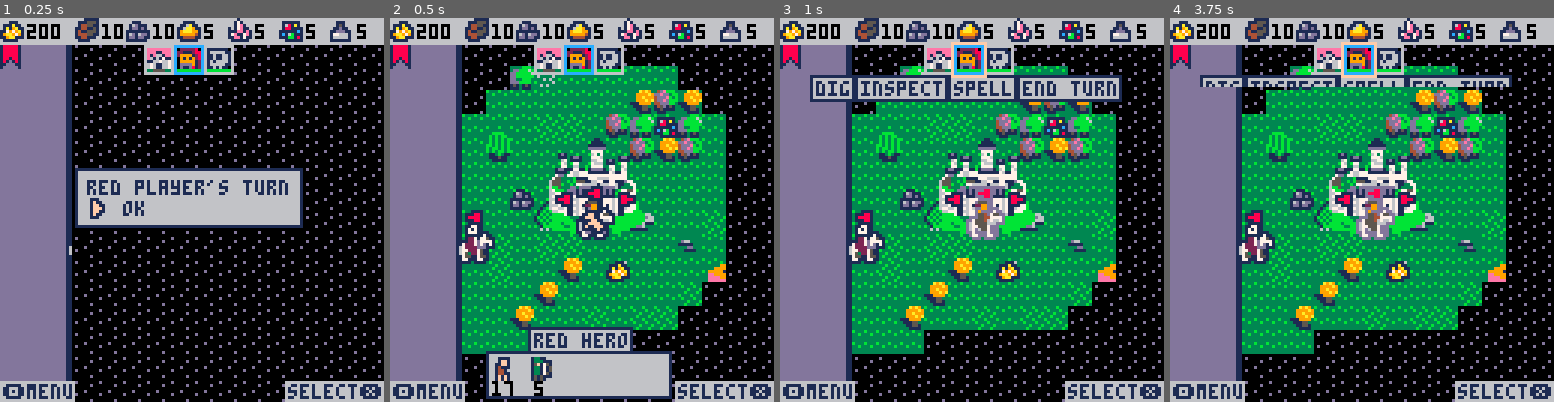
Above: before the commit, frames 1-4 (left to right).
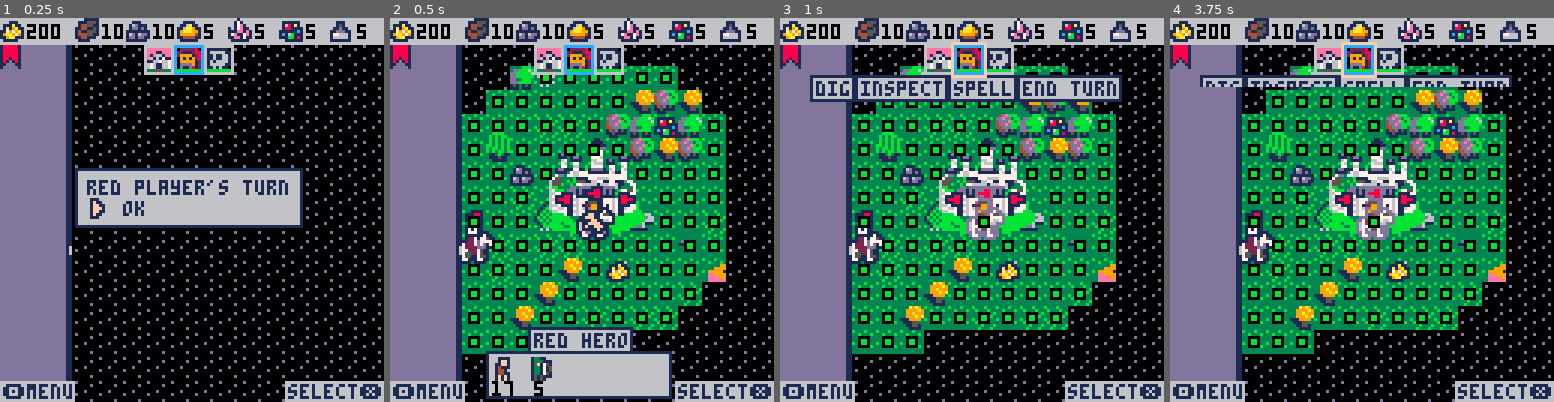
Above: after the commit, the same moments.

Repository: pvan/pico8
Game: PICO-8 cartridge heroes.p8
Two runs of this game, one before a commit and one after it. Both use one fixed random seed, a clock stepped at 60 frames per second and the inputs below.
Inputs:
- Up to frame 1 (0.25 s): no input
- Up to frame 2 (0.5 s): tap X (X key) at 0.33 s
- Up to frame 3 (1 s): tap O (Z key) at 0.7 s
- Up to frame 4 (3.75 s): tap X (X key) at 1.07, 1.85, 2.97 s; hold Right 1.6-2.1 s; tap O (Z key) every 0.4 s from 1.7 to 3.7 s; hold Up 2.15-2.42 s; hold Right 2.47-3.03 s; hold Left 3.08-3.58 s; hold Down from 3.63 s (still down)

Frame 1 is identical in both runs. In frame 2, 8.0% of the frame differs, in the area x 20-86%, y 14-86%; in frame 3, 7.4%; in frame 4, 7.7%.

Commit message:
heroes: fix bug with mob danger zone pathing
since danger zone was considered reachable terrain,
it allowed us to try and walk through danger to an adjacent treasure

Diff:
--- a/heroes.p8
+++ b/heroes.p8
@@ -180,6 +180,9 @@
 	spawn("gold",7,16)
 	spawn("gold",8,16)
 	spawn("gold",6,10)
+
+	--above gold near gobs
+	spawn("gems",7,15)
 
 	--block grove
 	spawn("ore",22,20)
@@ -716,7 +719,7 @@
 	 end
 
 
---	 drawdebug_reach()
+	 drawdebug_reach()
 --	 drawdebug_zones()
 --	 drawdebug_layer(i2danger,8)
 --	 drawdebug_layer(i2hot,11)
@@ -865,12 +868,12 @@
 function pt2i(p)
  return bor(p.x,lshr(p.y,16))
 end
---function i2pt(i)
--- local x=band(i,0b1111111111111111)
--- local y=band(i,0b0000000000000000.1111111111111111)
--- y=shl(y,16)
--- return pt(x,y)
---end
+function i2pt(i)
+ local x=band(i,0b1111111111111111)
+ local y=band(i,0b0000000000000000.1111111111111111)
+ y=shl(y,16)
+ return pt(x,y)
+end
 
 
 
@@ -1022,13 +1025,14 @@
  --force any danger zone spot
  --to stop filling (lets us
  --get one square into danger)
- if (g(i2danger,p)) return
+-- if (g(i2danger,p)) return
 
  for d in all(cardinal) do
   local testp=ptadd(p,d)
   if not tile_is_solid(testp)
-  and g(res,testp)==nil
-  and not g(cp.fog,testp)
+  and g(res,testp)==nil   --dont add duplicate pts
+  and not g(cp.fog,testp) --dont walk through fog
+  and not g(i2danger,testp)  --now dont treat this as reachable
   then
    floodfill2(res,testp)
   end
@@ -1346,16 +1350,16 @@
 
 
 -- some debug functions
---function drawdebug_reach()
--- for i,v in pairs(i2reachable) do
---  p=i2pt(i)
---  local x,y=p.x,p.y
---  if not not v then
---   rectfill2(x*8+2,y*8+2,4,4,0)
---   rectfill2(x*8+3,y*8+3,2,2,11)
---  end
--- end
---end
+function drawdebug_reach()
+ for i,v in pairs(i2reachable) do
+  p=i2pt(i)
+  local x,y=p.x,p.y
+  if not not v then
+   rectfill2(x*8+2,y*8+2,4,4,0)
+   rectfill2(x*8+3,y*8+3,2,2,11)
+  end
+ end
+end
 --function drawdebug_zones()
 -- for i,z in pairs(i2zone) do
 --  p=i2pt(i)
@@ -1687,9 +1691,9 @@
 --cursor
 
 
-function obj_reachable(obj)
+function pt_adjacent_reach(p)
  for d in all(cardinal) do
-  if g(i2reachable,ptadd(obj,d)) then
+  if g(i2reachable,ptadd(p,d)) then
    return true
   end
  end
@@ -1710,44 +1714,36 @@
  --later things are higher priority
 
  --first reject any out of zone
- if not g(i2reachable,cur)
- then
+ if not g(i2reachable,cur) then
   style="arrow"
 
   --except allow mobs/heros
   --if adjacent to zone
-  if obj!=nil
-  and obj_reachable(obj)
-  then
-
-	  if obj.type=="mob"
-	  and ptequ(obj,cur)
-	  then
---	   if g(i2reachable,cur) then
---    if objnearzones(obj,selzones) then
---     if pnearzones(cur,selzones)
---     or ptequ(obj,cur)
---     then
-   	  style="attack"
---  	  end
---	   end
+  if obj!=nil then
+
+   --mob is special case compared
+   --to hero/treasure below
+	  if obj.type=="mob" then
+	   if ptequ(obj,cur)
+	   or (not tile_is_solid(cur)
+	       and pt_adjacent_reach(cur))
+ 	  then
+   	 style="attack"
+	   end
 	  end
 
-	  if obj.type=="hero"
---	  and objnearzones(obj,selzones)
---	  and obj!=sel
-	  then
- 	  if obj_owner(obj)==cp then
-	    style="trade"
-	   else
-	    style="attack"
- 	  end
- 	 end
-
-	  if obj.type=="treasure"
---	  and objnearzones(obj,selzones)
-	  then
-	   style="hot"
+	  if pt_adjacent_reach(cur) then
+		  if obj.type=="hero" then
+	 	  if obj_owner(obj)==cp then
+		    style="trade"
+		   else
+		    style="attack"
+	 	  end
+	 	 end
+
+		  if obj.type=="treasure" then
+		   style="hot"
+		  end
 	  end
 
   end
